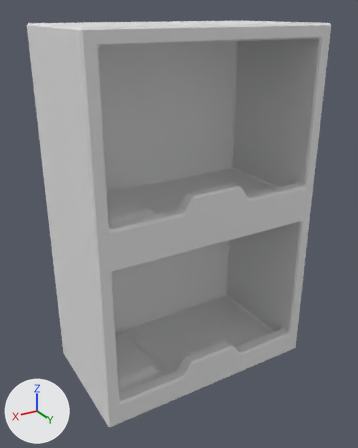
The FBX model Assets/Models/bunk.fbx: old version first, new version second.
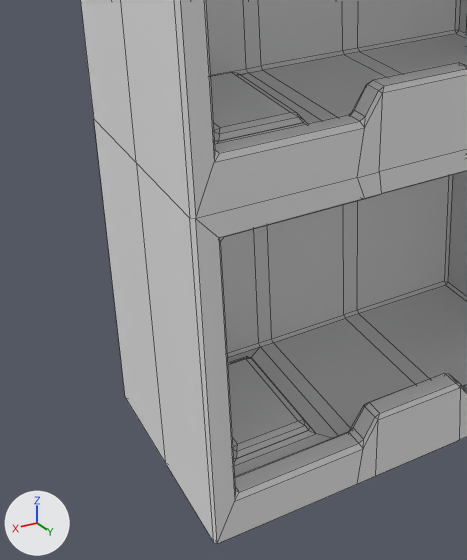
Each version appears first whole from a camera (50 mm lens) standing at (2.33, 3.71, 3.38) and looking at (0.09, -0.01, 1.52), and next in a close-up on the part from 0% to 66% of the width and 34% to 97% of the height. Arrows for +X, +Y and +Z are at lower left; the lights stay in place. The close-ups show mesh edges as thin lines.

In view in the first close-up: 'Bunk'.
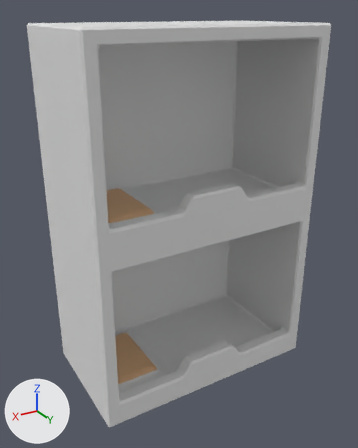
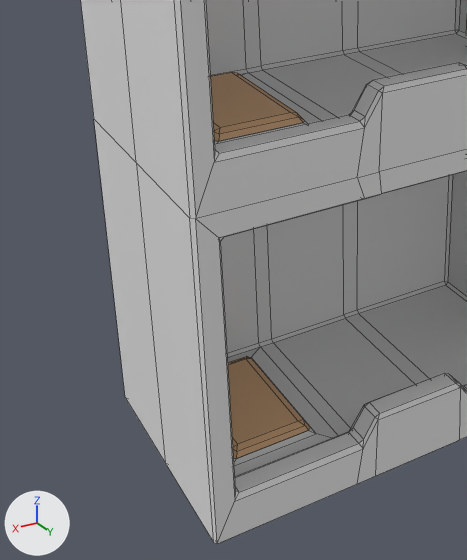
Location of each change, [x1, y1, x2, y2] in pixels of the close-ups (467 x 560 px):
part 1 of me_cube_013, recoloured: [228, 356, 310, 459] in both
part 2 of me_cube_013, recoloured: [210, 72, 305, 141] in both

What the commit changed:
Material 'Tooth' (mat_tooth) is new.
Its base color is (0.8, 0.484, 0.257) (beige #e7b98b).
Material 'Main' (mat_main) is new.
Its base color is (0.8, 0.8, 0.8) (white #e7e7e7).
Material 'Material' (mat_material) is new.
Its base color is (0.8, 0.8, 0.8) (white #e7e7e7).
Its roughness is 0.4.
me_cube_013 has 378 vertices, 404 faces and spans x -1.05..1.15, y -0.66..0.57, z -1.0..2.29.
me_cube_013 is used by ob_bunk; location (0.0, 0.0, 1.0).
me_cube_013 part 1: 27 of the faces centred in x 0.49..0.92, y -0.44..0.26, z -0.84..-0.8 switch from no material to mat_tooth (beige #e7b98b).
me_cube_013 part 2: 27 of the faces centred in x 0.49..0.92, y -0.44..0.27, z 0.81..0.84 switch from no material to mat_tooth (beige #e7b98b).
me_cube_013 now uses material mat_main (white #e7e7e7).
me_cube_013 now uses material mat_material (white #e7e7e7).
